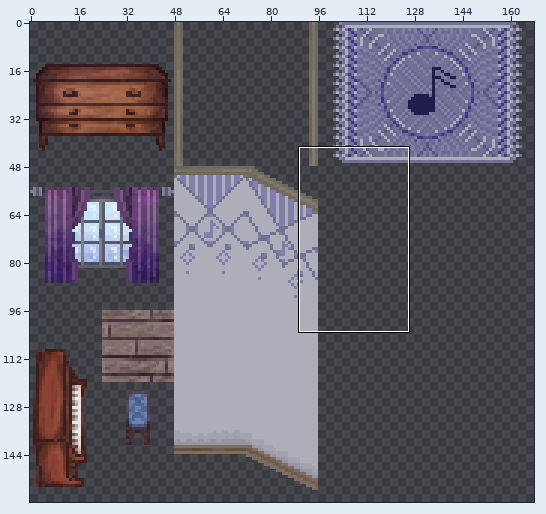
Sprite sheet: sprites/piano room/house of culture tileset.png. Above: a wide view before the commit, with the close-up outlined.
Close-up. Before the edit:
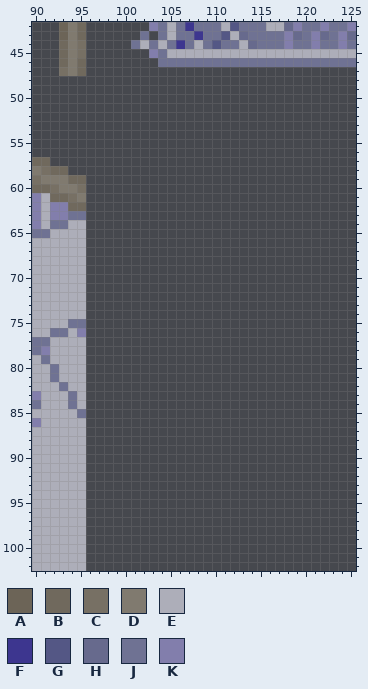
The file is 168x168 pixels. Pixels under 10% opacity are left out. Colours within 5 levels of each other are drawn and written as one. Shown: x 90..125, y 42..102. The wide view leaves out empty margins.
Palette (. is transparent): A #6c6457  B #70695d  C #777064  D #807a6f  E #adaeb9  F #3d368f  G #545785  H #676a8d  J #6f7293  K #827eac
Pixels before, first column x 90:
 42 ...ADB.......KJEJFJJJEGJJJEEHKJJKJJK
 43 ...ADB......J.JEJJFJJGEHJJJJKHJKHJKH
 44 ...BDC.....JEJEJFJEJGJJEHJJJKJJKJJKJ
 45 ...BDC.......KJEEEEEEEEEEEEEEEEEEEEE
 46 ...BDB........JJJJJJJJJJJJJJJJJJJJJJ
 47 ...CDB..............................
 48 ....................................
 49 ....................................
 50 ....................................
 51 ....................................
 52 ....................................
 53 ....................................
 54 ....................................
 55 ....................................
 56 ....................................
 57 BB..................................
 58 DCBB................................
 59 CDDDBB..............................
 60 BBCDDC..............................
 61 KEBBCD..............................
 62 KEKKBB..............................
 63 KEKKJJ..............................
 64 KEJJEE..............................
 65 JJEEEE..............................
 66 EEEEEE..............................
 67 EEEEEE..............................
 68 EEEEEE..............................
 69 EEEEEE..............................
 70 EEEEEE..............................
 71 EEEEEE..............................
 72 EEEEEE..............................
 73 EEEEEE..............................
 74 EEEEEE..............................
 75 EEEEJJ..............................
 76 EEJJEK..............................
 77 JJEEEE..............................
 78 JKEEEE..............................
 79 EJEEEE..............................
 80 EEJEEE..............................
 81 EEJEEE..............................
 82 EEEJEE..............................
 83 KEEEJE..............................
 84 JEEEJE..............................
 85 EEEEEJ..............................
 86 KEEEEE..............................
 87 EEEEEE..............................
 88 EEEEEE..............................
 89 EEEEEE..............................
 90 EEEEEE..............................
 91 EEEEEE..............................
 92 EEEEEE..............................
 93 EEEEEE..............................
 94 EEEEEE..............................
 95 EEEEEE..............................
 96 EEEEEE..............................
 97 EEEEEE..............................
 98 EEEEEE..............................
 99 EEEEEE..............................
100 EEEEEE..............................
101 EEEEEE..............................
102 EEEEEE..............................
And afterwards:
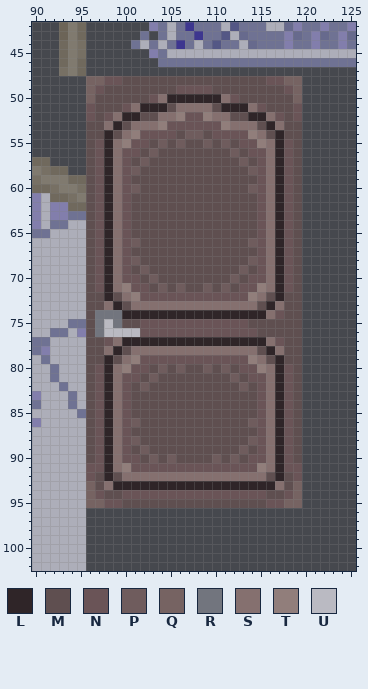
Colours new in this view: L #2f2528  M #5f4f50  N #6a5457  P #6f5c5d  Q #766362  R #72757e  S #85706f  T #917e7b  U #babac2
The edit:
Changed rows in their new state; - is an unchanged pixel.
first column x 96:
 48 QQNNMMMMMMMMMMMMMMMMNNQQ
 49 QNMMMMMMMMNNNNMMMMMMMMNQ
 50 QMMMMMMNSLLLLLLSNMMMMMMQ
 51 NMMMNSLLLMSSSSMLLLSNMMMN
 52 NMNSLLMMSSTNNTSSMMLLSNMN
 53 MMSLMSSSTNNNNNNTSSSMLSMM
 54 MMLMSTNNNNMPPMNNNNTSMLMM
 55 MNLSTNNMPMPMMPMPMNNTSLNM
 56 MNLSNNMPMMMMMMMMPMNNSLNM
 57 MNLSNMPMMMMMMMMMMPMNSLNM
 58 MNLSNPMMMMMMMMMMMMPNSLNM
 59 MNLSNMMMMMMMMMMMMMMNSLNM
 60 MNLSNPMMMMMMMMMMMMPNSLNM
 61 MNLSNMMMMMMMMMMMMMMNSLNM
 62 MNLSNMMMMMMMMMMMMMMNSLNM
 63 MNLSNMMMMMMMMMMMMMMNSLNM
 64 MNLSNMMMMMMMMMMMMMMNSLNM
 65 MNLSNMMMMMMMMMMMMMMNSLNM
 66 MNLSNPMMMMMMMMMMMMPNSLNM
 67 MNLSNMMMMMMMMMMMMMMNSLNM
 68 MNLSNPMMMMMMMMMMMMPNSLNM
 69 MNLSNMPMMMMMMMMMMPMNSLNM
 70 MNLSNNMPMMMMMMMMPMNNSLNM
 71 MNLSTNNMPMPMMPMPMNNTSLNM
 72 MMLMSTNNNNNNNNNNNNTSMLMM
 73 MMSLMSSSSSSSSSSSSSSMLSMM
 74 MRRRLLLLLLLLLLLLLLLLSNMM
 75 MRURMMNNNNNNNNNNNNMMMMMM
 76 MRUUUUNNNNNNNNNNNNNMMMMM
 77 MMNSLLLLLLLLLLLLLLLLSNMM
 78 MMSLMSSSSSSSSSSSSSSMLSMM
 79 MMLMSTNNNNNNNNNNNNTSMLMM
 80 MNLSTNNMPMPMMPMPMNNTSLNM
 81 MNLSNNMPMMMMMMMMPMNNSLNM
 82 MNLSNMPMMMMMMMMMMPMNSLNM
 83 MNLSNMMMMMMMMMMMMMMNSLNM
 84 MNLSNMMMMMMMMMMMMMMNSLNM
 85 MNLSNMMMMMMMMMMMMMMNSLNM
 86 MNLSNPMMMMMMMMMMMMPNSLNM
 87 MNLSNMMMMMMMMMMMMMMNSLNM
 88 MNLSNPMMMMMMMMMMMMPNSLNM
 89 MNLSNMPMMMMMMMMMMPMNSLNM
 90 MNLSNNMPMPMMMMPMPMNNSLNM
 91 NNLSTNNNNNNNNNNNNNNTSLNN
 92 NMLMSSSSSSSSSSSSSSSSMLMN
 93 QMSLLLLLLLLLLLLLLLLLLSMQ
 94 QNMMNNNNNNNNNNNNNNNNMMNQ
 95 QQNNMMMMMMMMMMMMMMMMNNQQ
